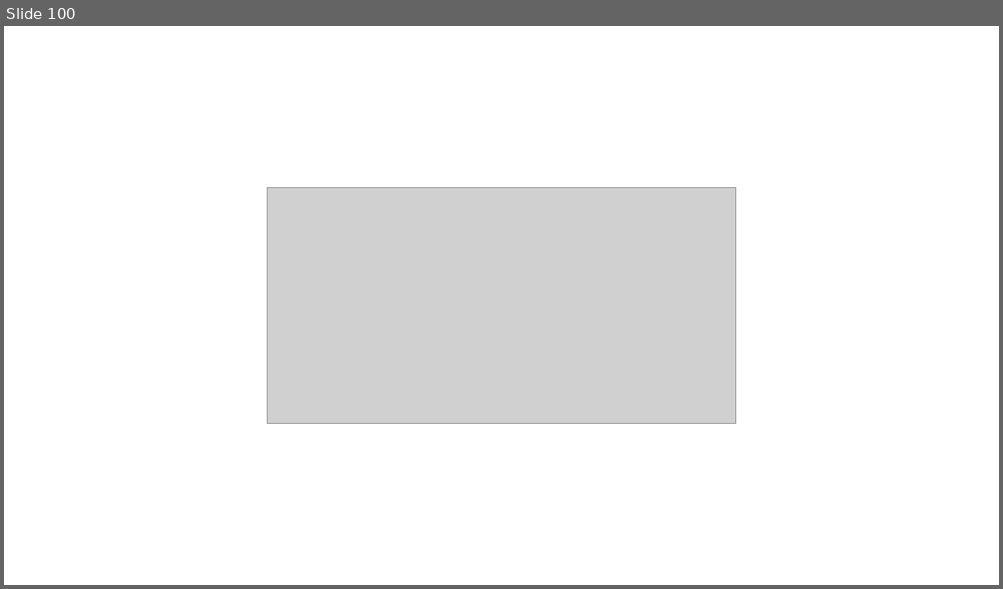
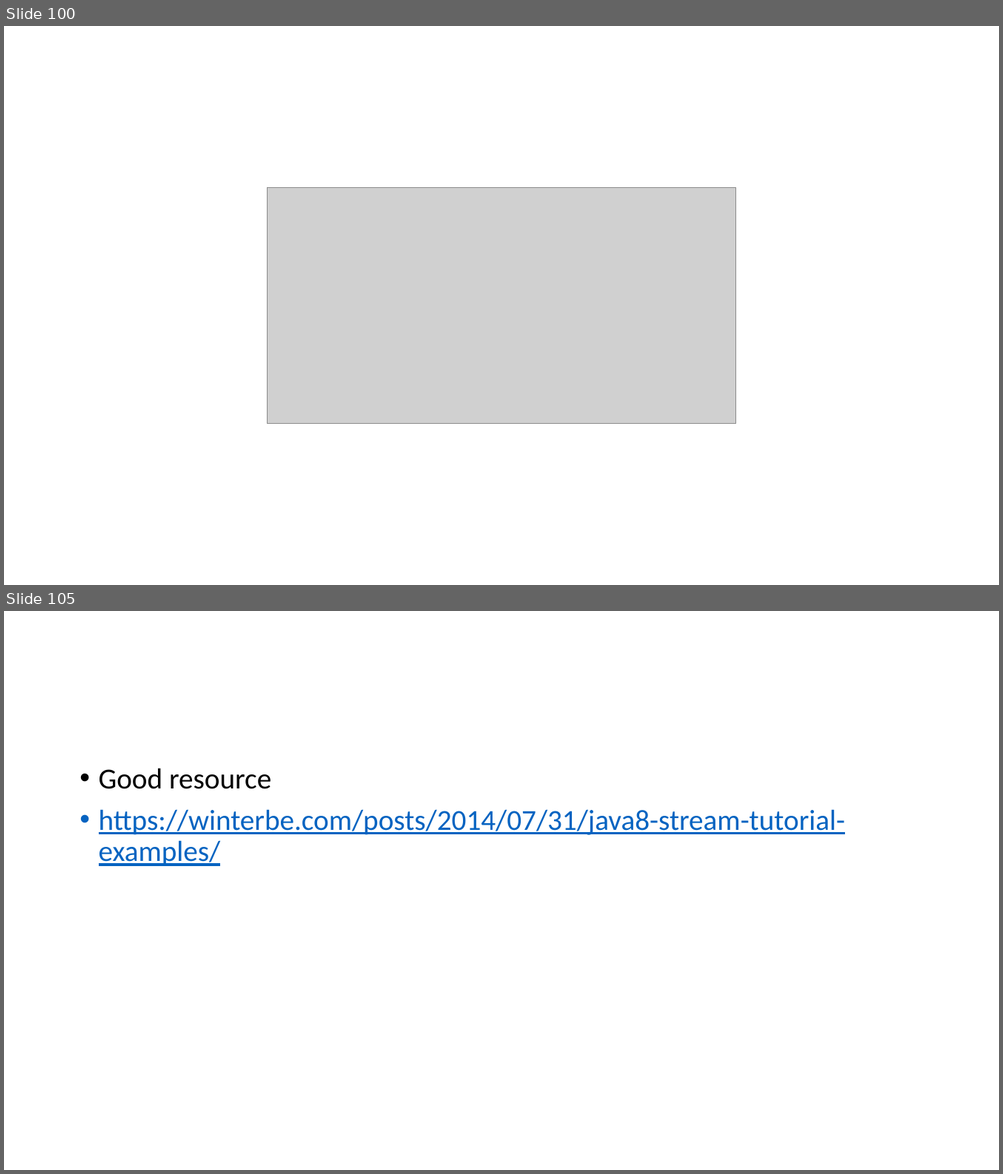
Before and after one commit to skalakm/232, a slide deck: notes.pptx. Shown one above the other, each under a label of ours: slide 100 before the commit, slides 100 and 105 after it; the slides between them are not shown. The pictures are 1003x589 and 1003x1174 pixels, drawn with LibreOffice and Linux fonts; fonts in the diff are those of the drawing; grey boxes stand for pictures. Boxes give left, top, right and bottom in pixels: in the first picture for what was removed or moved away, otherwise in the second. Text is boxed around its words. In the diff, an @@ line names an element or a change of style, - is before the commit and + after.

```diff
--- a/notes.pptx
+++ b/notes.pptx
@@ slide 105 added at [4, 611, 999, 1170], background #FFFFFF @@
@@ text added at [99, 768, 845, 866], 28 pt, text #0563C1, underline @@
+• Good resource
+• https://winterbe.com/posts/2014/07/31/java8-stream-tutorial-examples/
```
Also in this commit, not shown: 4 other slides added.
